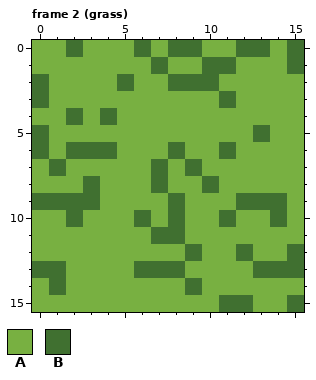
Two versions of one pixel-art file, assets/images/blocks/blocks.aseprite. The first picture shows the starting point.
16x16 pixels, 5 frames. Shown: frame 2 (grass). The commit also changed other frames, which this record leaves out.
Palette (. is transparent): A #78b041  B #407030
Pixels before, frame 2 (grass), first column x 0:
 0 AABAAABABBAABBAB
 1 AAAAAAABAABBAAAB
 2 BAAAABAABBBAAAAA
 3 BAAAAAAAAAABAAAA
 4 AABABAAAAAAAAAAA
 5 BAAAAAAAAAAAABAA
 6 BABBBAAABAABAAAA
 7 ABAAAAABABAAAAAA
 8 AAABAAABAABAAAAA
 9 BBBBAAAABAAABBBA
10 AABAAABABAABAABA
11 AAAAAAABBAAAAAAA
12 AAAAAAAAABAABAAB
13 BBAAAABBBAAAABBB
14 ABAAAAAAABAAAAAA
15 AAAAAAAAAAABBAAB
The same view after the edit:
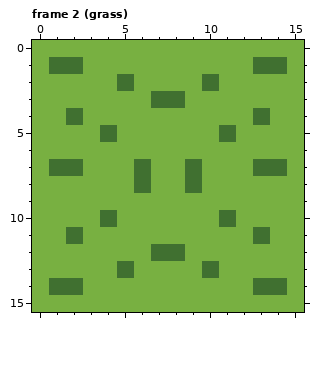
What changed:
Frame 2 (grass):
Colour B gives way to colour A in row 0 at x 2, 6, 8 to 9, 12 to 13 and 15; in row 1 at x 7, 10 to 11 and 15; in row 2 at x 0 and 8 to 9; in row 3 at x 0 and 11; in row 4 at x 4; in row 5 at x 0 and 13.
Colour B gives way to colour A in row 6 at x 0, 2 to 4, 8 and 11; in row 7 at x 7; in row 8 at x 3, 7 and 10; in row 9 at x 0 to 3, 8 and 12 to 14; in row 10 at x 2, 6, 8 and 14; in row 11 at x 7 to 8.
Colour B gives way to colour A in row 12 at x 9, 12 and 15; in row 13 at x 0 to 1, 6 to 8 and 13 to 15; in row 14 at x 9; in row 15 at x 11 to 12 and 15.
Colour A gives way to colour B in row 1 at x 1 to 2 and 13 to 14; in row 3 at x 7 to 8; in row 4 at x 13; in row 5 at x 4 and 11; in row 7 at x 2, 6 and 13 to 14; in row 8 at x 6 and 9.
Colour A gives way to colour B in row 10 at x 4; in row 11 at x 2 and 13; in row 12 at x 7 to 8; in row 13 at x 5 and 10; in row 14 at x 2 and 13 to 14.
Changed places in both pictures, as pixel boxes (x1, y1, x2, y2):
changed: (32, 40, 304, 312)
